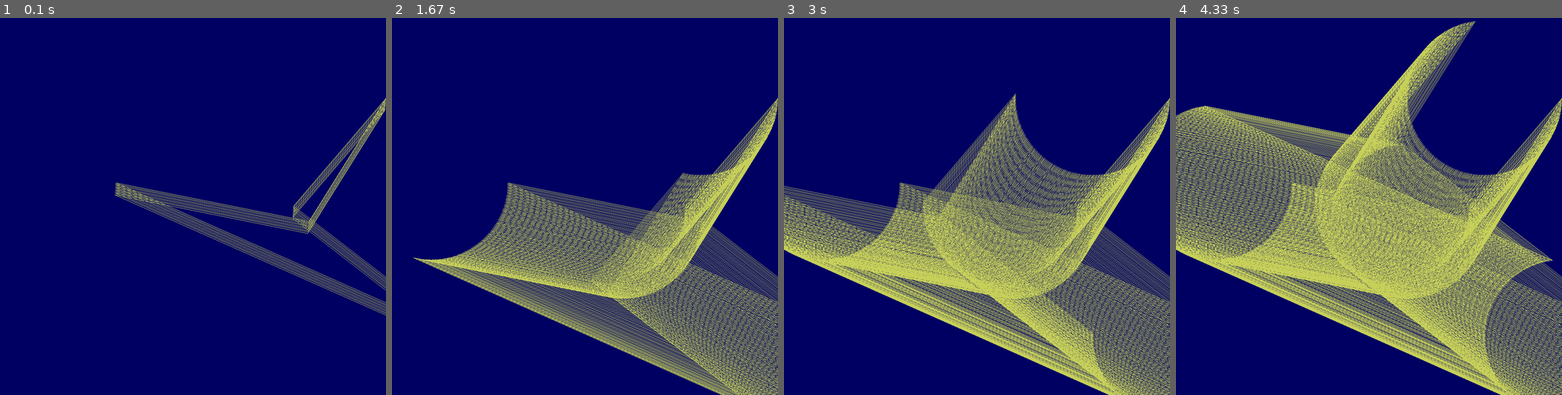
Above: before the commit, frames 1-4 (left to right).
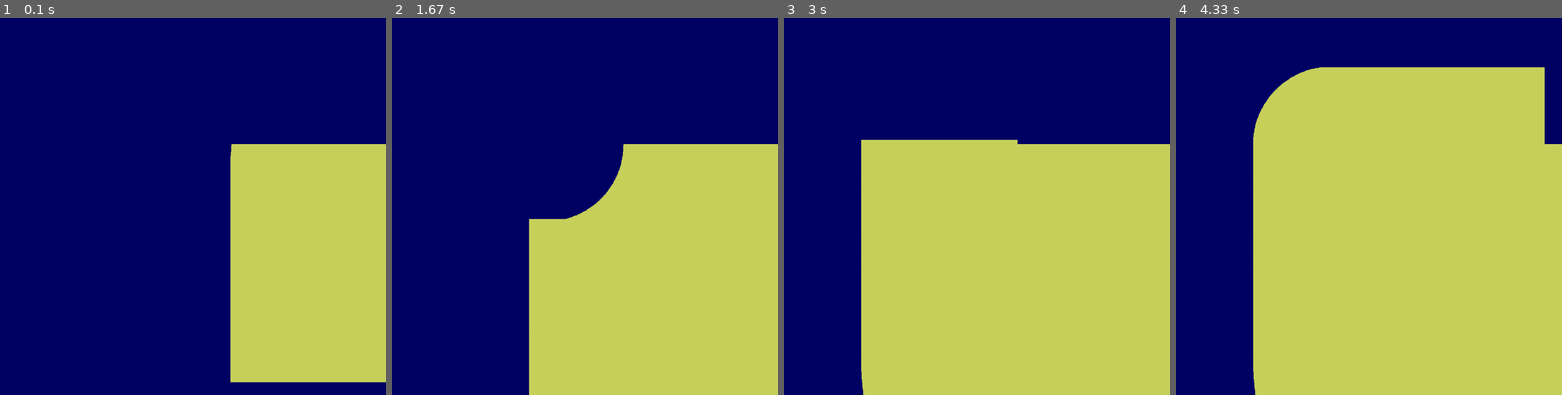
Above: after the commit, the same moments.

Repository: DeepNoceans/PythonPrograms
Game: pygame game, started from Pygame!/L4Cs/L4_C1_Circle.py
Same seed, same stepped clock (60 frames per second), same inputs: the game is played once before the commit and once after it.
Inputs:
- Up to frame 1 (0.1 s): no input
- Up to frame 2 (1.67 s): no input
- Up to frame 3 (3 s): no input
- Up to frame 4 (4.33 s): no input

The runs differ from the first frame. In frame 1, 27% of the frame differs, in the area x 29-100%, y 21-97%; in frame 2, 38%; in frame 3, 46%; in frame 4, 58%, in the area x 0-100%, y 0-100%.

Commit message:
vb lkll
dfh

Diff:
--- a/Pygame!/L4Cs/L4_C1_Circle.py
+++ b/Pygame!/L4Cs/L4_C1_Circle.py
@@ -65,10 +65,11 @@
     y = math.sin( math.radians (angle)) * radius
 
     #draw one step around the circle
-    pos = (int(pos_x + x), int(pos_y + y)), (int(pos_x + x)+200,
-                                     int(pos_y + y)-320), (int(pos_x + x)-40, int(pos_y + y)-40), (int(pos_x + x)+400, int(pos_y + y)+300), (int(pos_x + x)-500, int(pos_y + y)-100)
+    # pos = (int(pos_x + x), int(pos_y + y)), (int(pos_x + x)+200,
+    #                                  int(pos_y + y)-320), (int(pos_x + x)-40, int(pos_y + y)-40), (int(pos_x + x)+400, int(pos_y + y)+300), (int(pos_x + x)-500, int(pos_y + y)-100)
 
-    pygame.draw.polygon(screen,color,pos, 1)
+    pos = pos_x +x-200, pos_y+y-200, pos_x +5+x, pos_y +5+y
+    pygame.draw.rect(screen,color,pos, 0)
     # pygame.draw.circle(screen, color, pos, wide, 0)
 
     pygame.display.update()
--- a/Pygame!/L4Cs/circle.py
+++ b/Pygame!/L4Cs/circle.py
@@ -36,7 +36,7 @@
 
     #increment angle
 
-    angle += 360
+    angle += 1
 
     if angle >= 360:
 
@@ -60,4 +60,7 @@
     pos = int(pos_x + x), int(pos_y + y)
     pygame.draw.circle(screen, color, pos, wide, 0)
 
+    pos = int(pos_x +x-50), int(pos_y +y-50), 100, 100
+
+    pygame.draw.rect(screen, color, pos, 0)
     pygame.display.update()
--- a/Pygame!/L5/L5_BitMap.py
+++ b/Pygame!/L5/L5_BitMap.py
@@ -74,6 +74,8 @@
 white = 255, 255, 255
 # myfont = pygame.font.Font(None, 20)
 textImage = font.render(f"Orbiral Circumference: {cir}", True, white)
+textImage2 = font.render(f"Angle: {angle}", True, white)
+textImage3 = font.render(f"Pos: ({pos.x},{pos.y})", True, white)
 
 width, height = ship.get_size()
 screen.blit(ship, (400 + pos.x-width // 2, 300 + pos.y-height // 2))
@@ -108,9 +110,18 @@
     pos.y = math.cos(math.radians(angle)) * radius
 
     #draw background
+    textImage = font.render(f"Orbiral Circumference: {cir}", True, white)
+    angle2 = "{:.00f}".format(angle)
+    textImage2 = font.render(f"Angle: {angle2}", True, white)
+    # pos.x = "{:.002f}".format(pos.x)
+    # pos.y = "{:.002f}".format(pos.y)
+    posx = "{:.00f}".format(pos.x)
+    posy = "{:.00f}".format(pos.y)
+    textImage3 = font.render(f"Pos: ({posx},{posy})", True, white)
     screen.blit(space, (0, 0))
-
-    screen.blit(textImage, (0, 0))
+    screen.blit(textImage, (0,0))
+    screen.blit(textImage2, (0, 30))
+    screen.blit(textImage3, (0, 60))
 
     screen.blit(planet, (400-width_p/2, 300-height_p/2))
 
--- a/Pygame!/L8/L8_BlockBreaker.py
+++ b/Pygame!/L8/L8_BlockBreaker.py
@@ -2,26 +2,36 @@
 import sys, time, random, math, pygame
 from pygame.locals import *
 from MyLibrary import *
-levels = (2, 2, 2, 2, 2, 2, 2, 2, 2, 2, 2, 2,
-          2, 0, 0, 2, 2, 2, 2, 2, 2, 0, 0, 2,
-          2, 0, 0, 2, 2, 2, 2, 2, 2, 0, 0, 2,
-          2, 2, 2, 2, 2, 2, 2, 2, 2, 2, 2, 2,
-          2, 2, 2, 2, 2, 2, 2, 2, 2, 2, 2, 2,
-          2, 2, 2, 2, 2, 2, 2, 2, 2, 2, 2, 2,
-          2, 2, 2, 2, 2, 2, 2, 2, 2, 2, 2, 2,
-          2, 0, 0, 2, 2, 2, 2, 2, 2, 0, 0, 2,
-          2, 0, 0, 2, 2, 2, 2, 2, 2, 0, 0, 2,
-          2, 2, 2, 2, 2, 2, 2, 2, 2, 2, 2, 2), (3, 3, 3, 3, 3, 3, 3, 3, 3, 3, 3, 3,
-                                                3, 3, 0, 0, 0, 3, 3, 0, 0, 0, 3, 3,
-                                                3, 3, 0, 0, 0, 3, 3, 0, 0, 0, 3, 3,
-                                                3, 3, 0, 0, 0, 3, 3, 0, 0, 0, 3, 3,
-                                                3, 3, 3, 3, 3, 3, 3, 3, 3, 3, 3, 3,
-                                                3, 3, 3, 3, 3, 3, 3, 3, 3, 3, 3, 3,
-                                                3, 3, 0, 0, 0, 3, 3, 0, 0, 0, 3, 3,
-                                                3, 3, 0, 0, 0, 3, 3, 0, 0, 0, 3, 3,
-                                                3, 3, 0, 0, 0, 3, 3, 0, 0, 0, 3, 3,
-                                                3, 3, 3, 3, 3, 3, 3, 3, 3, 3, 3, 3)
-
+levels = (0, 4, 4, 4, 4, 4, 4, 4, 4, 4, 4, 0,
+          0, 4, 4, 4, 4, 4, 4, 4, 4, 4, 4, 0,
+          0, 4, 4, 0, 0, 4, 4, 0, 0, 4, 4, 0,
+          0, 4, 4, 0, 0, 4, 4, 0, 0, 4, 4, 0,
+          0, 4, 4, 4, 4, 0, 0, 4, 4, 4, 4, 0,
+          0, 4, 4, 4, 4, 0, 0, 4, 4, 4, 4, 0,
+          0, 4, 4, 0, 0, 0, 0, 0, 0, 4, 4, 0,
+          0, 4, 4, 0, 0, 0, 0, 0, 0, 4, 4, 0,
+          0, 4, 4, 0, 4, 4, 4, 4, 0, 4, 4, 0,
+          0, 4, 4, 0, 4, 4, 4, 4, 0, 4, 4, 0,
+          0, 4, 4, 4, 4, 4, 4, 4, 4, 4, 4, 0,
+          0, 4, 4, 4, 4, 4, 4, 4, 4, 4, 4, 0), (2, 2, 2, 2, 2, 2, 2, 2, 2, 2, 2, 2,
+                                            2, 0, 0, 2, 2, 2, 2, 2, 2, 0, 0, 2,
+                                            2, 0, 0, 2, 2, 2, 2, 2, 2, 0, 0, 2,
+                                            2, 2, 2, 2, 2, 2, 2, 2, 2, 2, 2, 2,
+                                            2, 2, 2, 2, 2, 2, 2, 2, 2, 2, 2, 2,
+                                            2, 2, 2, 2, 2, 2, 2, 2, 2, 2, 2, 2,
+                                            2, 2, 2, 2, 2, 2, 2, 2, 2, 2, 2, 2,
+                                            2, 0, 0, 2, 2, 2, 2, 2, 2, 0, 0, 2,
+                                            2, 0, 0, 2, 2, 2, 2, 2, 2, 0, 0, 2,
+                                            2, 2, 2, 2, 2, 2, 2, 2, 2, 2, 2, 2), (3, 3, 3, 3, 3, 3, 3, 3, 3, 3, 3, 3,
+                                                                                    3, 3, 0, 0, 0, 3, 3, 0, 0, 0, 3, 3,
+                                                                                    3, 3, 0, 0, 0, 3, 3, 0, 0, 0, 3, 3,
+                                                                                    3, 3, 0, 0, 0, 3, 3, 0, 0, 0, 3, 3,
+                                                                                    3, 3, 3, 3, 3, 3, 3, 3, 3, 3, 3, 3,
+                                                                                    3, 3, 3, 3, 3, 3, 3, 3, 3, 3, 3, 3,
+                                                                                    3, 3, 0, 0, 0, 3, 3, 0, 0, 0, 3, 3,
+                                                                                    3, 3, 0, 0, 0, 3, 3, 0, 0, 0, 3, 3,
+                                                                                    3, 3, 0, 0, 0, 3, 3, 0, 0, 0, 3, 3,
+                                                                                    3, 3, 3, 3, 3, 3, 3, 3, 3, 3, 3, 3)
 
 
 # this function increments the levels
--- /dev/null
+++ b/Pygame!/L8/bruh.py
@@ -0,0 +1,11 @@
+levels = (4, 4, 4, 4, 4, 4, 4, 4, 4, 4, 4, 4,
+          4, 4, 4, 4, 4, 4, 4, 4, 4, 4, 4, 4,
+          4, 4, 4, 0, 0, 4, 4, 0, 0, 4, 4, 4,
+          4, 4, 4, 0, 0, 4, 4, 0, 0, 4, 4, 4,
+          4, 4, 4, 4, 4, 0, 0, 4, 4, 4, 4, 4,
+          4, 4, 4, 4, 4, 0, 0, 4, 4, 4, 4, 4,
+          4, 4, 4, 0, 0, 0, 0, 0, 0, 4, 4, 4,
+          4, 4, 4, 0, 0, 0, 0, 0, 0, 4, 4, 4,
+          4, 4, 4, 0, 4, 4, 4, 4, 0, 4, 4, 4,
+          4, 4, 4, 0, 4, 4, 4, 4, 0, 4, 4, 4,
+          4, 4, 4, 4, 4, 4, 4, 4, 4, 4, 4, 4),
